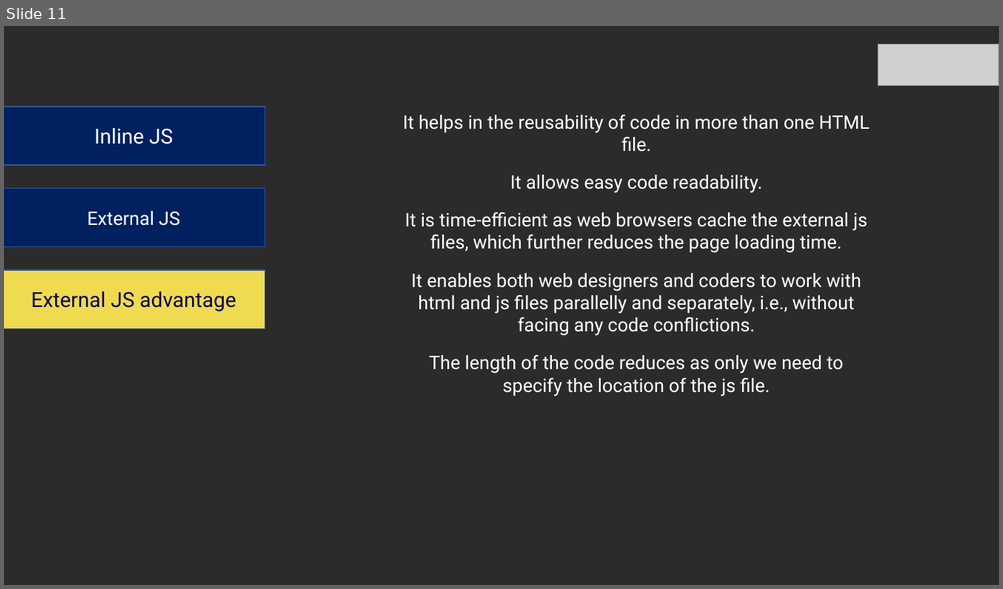
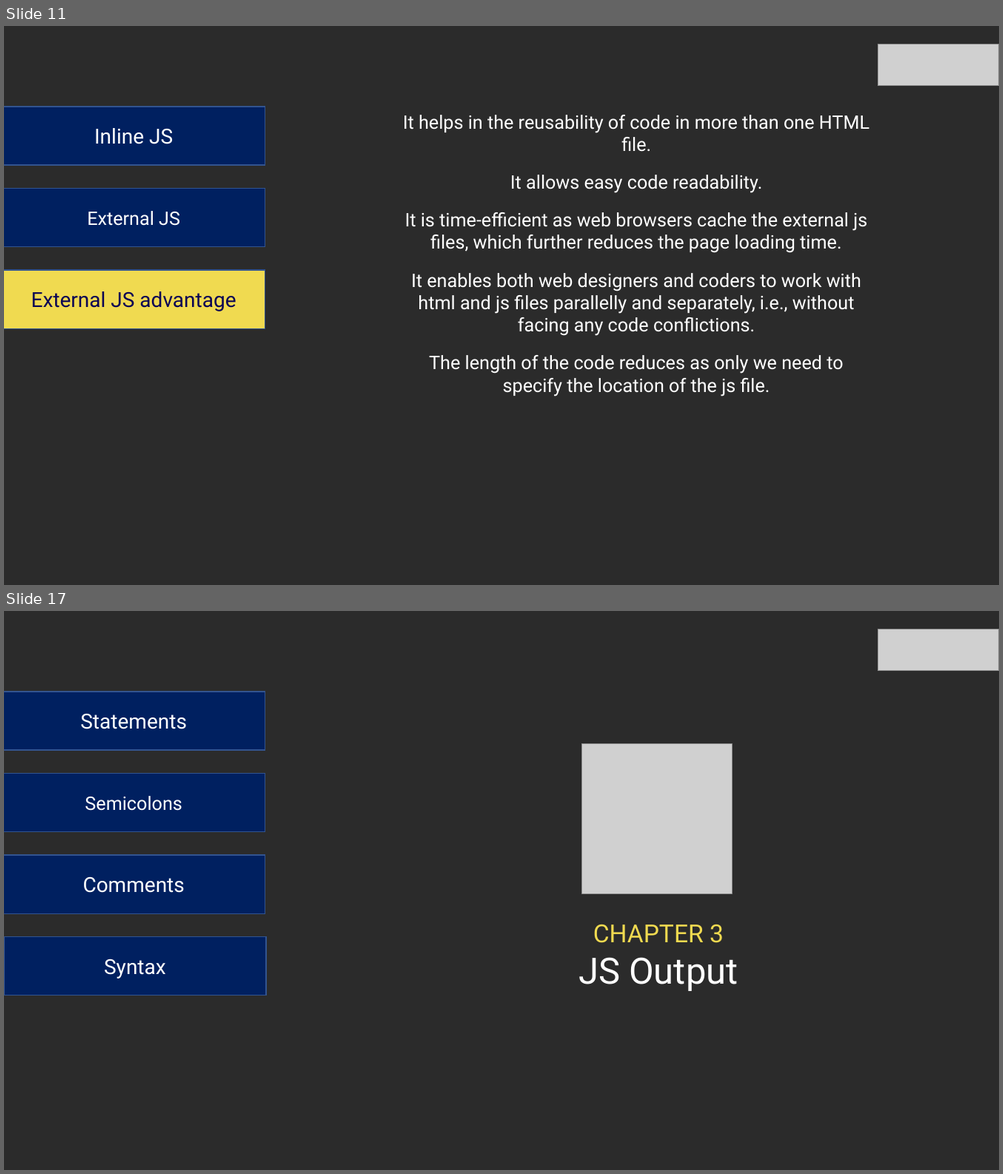
Before and after one commit to matharbeevi/codeTaleem, a slide deck: JavaScript/Document/JS-Presentation.pptx. Shown one above the other, each under a label of ours: slide 11 before the commit, slides 11 and 17 after it; the slides between them are not shown. The pictures are 1003x589 and 1003x1174 pixels, drawn with LibreOffice and Linux fonts; fonts in the diff are those of the drawing; grey boxes stand for pictures; background and template pictures are left out; a plain dark background stands for a picture behind light text. Boxes give left, top, right and bottom in pixels: in the first picture for what was removed or moved away, otherwise in the second. Text is boxed around its words. In the diff, an @@ line names an element or a change of style, - is before the commit and + after.

```diff
--- a/JavaScript/Document/JS-Presentation.pptx
+++ b/JavaScript/Document/JS-Presentation.pptx
@@ slide 17 added at (4, 611, 999, 1170), background picture (left out) @@
@@ picture added at (878, 629, 999, 671) @@
@@ rectangle added at (4, 692, 264, 751), fill #002060, outline #325491 1 pt, 20 pt, text #FFFFFF @@
+Statements
@@ picture added at (582, 743, 732, 894) @@
@@ rectangle added at (4, 774, 264, 832), fill #002060, outline #325491 1 pt, 18 pt, text #FFFFFF @@
+Semicolons
@@ rectangle added at (4, 855, 264, 914), fill #002060, outline #325491 1 pt, 20 pt, text #FFFFFF @@
+Comments
@@ rectangle added at (4, 937, 266, 996), fill #002060, outline #325491 1 pt, 20 pt, text #FFFFFF @@
+Syntax
@@ text added at (578, 925, 737, 991), 24 pt, text #F0DA50 @@
+CHAPTER 3
+JS Output
```
Also in this commit, not shown: 5 slides changed, 2 other slides added, 1 slide removed, 24 other files.
